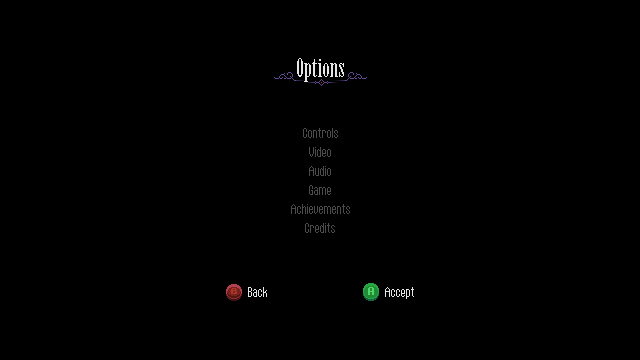
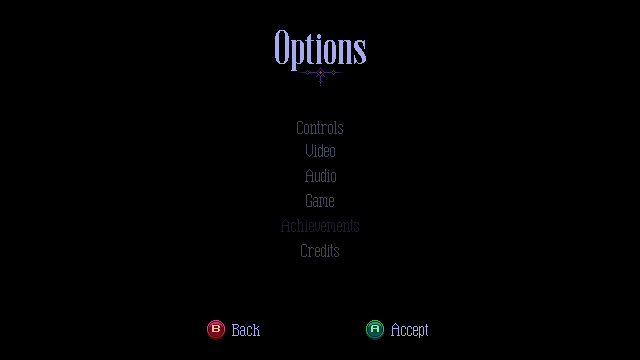
Revision of a layered 640 × 360 image; what changed, layer by layer:
painted on "header" over [274, 30, 367, 86]
painted on "controls_0" over [297, 121, 343, 138]
painted on "video_0" over [306, 144, 335, 157]
painted on "audio_0" over [305, 166, 336, 182]
painted on "game_0" over [306, 185, 334, 207]
painted on "achievements_0" over [281, 204, 359, 232]
painted on "credits_0" over [301, 223, 339, 257]
moved "back_xbox_0" above "back_pc_1", painted on it over [207, 284, 267, 340]
painted on "accept_xbox_0" over [363, 283, 428, 340]
